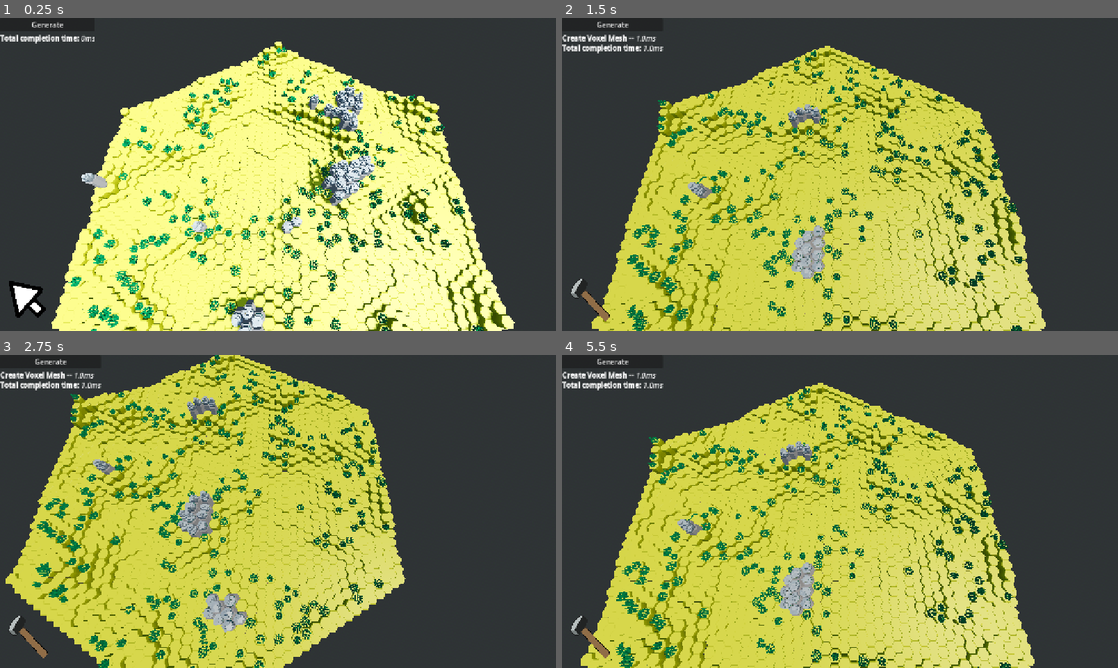
Above: before the commit, frames 1-4 (two rows, left to right).
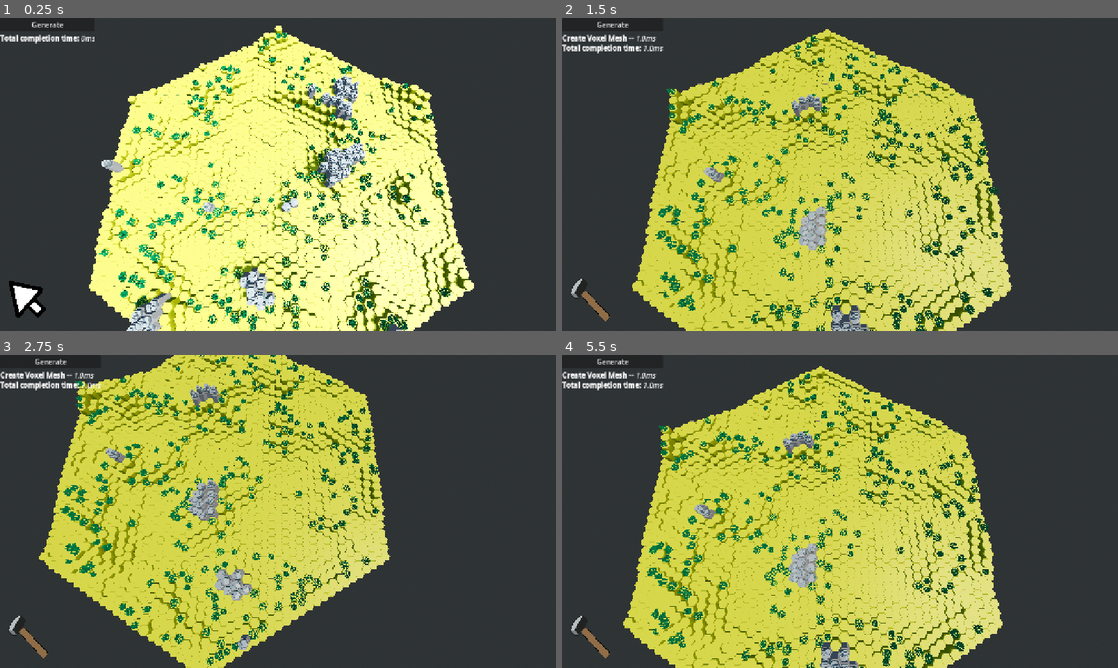
Above: after the commit, the same moments.

Repository: forzinkahd/HexaKingdomGameRepo
Game: Godot game, scene res://Scenes/GameScene.tscn
Two runs of this game, one before a commit and one after it. Both use one fixed random seed, a clock stepped at 60 frames per second and the inputs below.
Inputs (mouse positions are in pixels of both pictures, inside the frame that each line leads up to):
- Up to frame 1 (0.25 s): no input
- Up to frame 2 (1.5 s): click "Generate" at 0.5 s; tap Enter at 1.25 s; move the mouse to (962, 158) at 1.27 s; hold D (MoveRight) from 1.28 s (still down); tap 2 (Build) at 1.35 s
- Up to frame 3 (2.75 s): click (400, 495) at 1.55 s; move the mouse to (166, 527) at 2.02 s; release D (MoveRight) at 2.03 s; hold S (MoveBackwards) from 2.03 s (still down); click (166, 527) at 2.1 s; right-click (166, 527) at 2.3 s
- Up to frame 4 (5.5 s): move the mouse to (895, 442) at 2.77 s; release S (MoveBackwards) at 2.78 s; hold D (MoveRight) 2.78-3.53 s; right-click (895, 442) at 2.85 s; click (895, 442) at 2.92 s; tap 2 (Build) at 3.05, 3.6, 5.3 s; move the mouse to (812, 574) at 3.52 s; hold W (MoveForward) 3.53-4.28 s; click (812, 574) at 3.8 s; move the mouse to (1006, 558) at 4.27 s; hold A (MoveLeft) from 4.28 s (still down); click (1006, 558) at 4.35 s; right-click (1006, 558) at 4.55 s; move the mouse to (673, 464) at 5.02 s; right-click (673, 464) at 5.1 s; click (673, 464) at 5.17 s

The runs differ from the first frame. In frame 1, 30% of the frame differs, in the area x 9-93%, y 2-100%; in frame 2, 27%; in frame 3, 29%; in frame 4, 27%.

Commit message:
Future proof building with id

Diff:
--- a/Scenes/GameScene.tscn
+++ b/Scenes/GameScene.tscn
@@ -18,6 +18,7 @@
 [ext_resource type="Texture2D" uid="uid://c043hv351ffiv" path="res://Assets/selectsprite.png" id="13_w22tq"]
 [ext_resource type="PackedScene" uid="uid://ht15kmkvhv1k" path="res://Scenes/Kingdom/Buildings/obj_blue_banner.tscn" id="16_ry528"]
 [ext_resource type="Material" uid="uid://ua40iqp1j8ef" path="res://Assets/Materials/Shaders/ghost_preview.tres" id="17_yhlfj"]
+[ext_resource type="Script" uid="uid://3wh2c30ur4pn" path="res://scripts/WorldGen/building_placer.gd" id="18_gipt1"]
 
 [sub_resource type="CameraAttributesPractical" id="CameraAttributesPractical_1lvu4"]
 dof_blur_far_enabled = true
@@ -36,7 +37,6 @@
 current = true
 script = ExtResource("1_1xefc")
 movespeed = 18
-zoom = Vector2(40, 90)
 height = Vector2(-10, 40)
 rot = Vector2(-20, -90)
 sun = NodePath("../../Scene/DirectionalLight3D")
@@ -91,7 +91,7 @@
 script = ExtResource("10_0b4my")
 highlight_marker = ExtResource("9_6pl24")
 
-[node name="Interaction_tracker" type="Node3D" parent="Builder" unique_id=780243142 node_paths=PackedStringArray("main_camera", "p_finder", "selection_indicator", "placed_objects_root")]
+[node name="Interaction_tracker" type="Node3D" parent="Builder" unique_id=780243142 node_paths=PackedStringArray("main_camera", "p_finder", "selection_indicator", "placed_objects_root", "building_placer")]
 script = ExtResource("12_tt8b8")
 voxel_cursor_scene = ExtResource("10_6pl24")
 unit_cursor_scene = ExtResource("11_w22tq")
@@ -101,6 +101,12 @@
 placed_objects_root = NodePath("../../PlacedObjects")
 town_center_banner_scene = ExtResource("16_ry528")
 ghost_material = ExtResource("17_yhlfj")
+building_placer = NodePath("../BuildingPlacer")
+
+[node name="BuildingPlacer" type="Node" parent="Builder" unique_id=1643215593 node_paths=PackedStringArray("placed_root")]
+script = ExtResource("18_gipt1")
+placed_root = NodePath("../../PlacedObjects")
+town_center_scene = ExtResource("16_ry528")
 
 [node name="Control" type="Control" parent="." unique_id=1520664124]
 layout_mode = 3
@@ -157,7 +163,6 @@
 text = "Town Center"
 
 [node name="ConfirmButton" type="Button" parent="HUD/BuildPanel" unique_id=1351332747]
-visible = false
 layout_mode = 0
 offset_left = 30.0
 offset_top = 274.0
@@ -166,7 +171,6 @@
 text = "Confirm"
 
 [node name="CancelButton" type="Button" parent="HUD/BuildPanel" unique_id=1909977597]
-visible = false
 layout_mode = 0
 offset_left = 30.0
 offset_top = 310.0
@@ -175,7 +179,6 @@
 text = "Cancel"
 
 [node name="RotateLeftButton" type="Button" parent="HUD/BuildPanel" unique_id=975939322]
-visible = false
 layout_mode = 0
 offset_left = 30.0
 offset_top = 346.0
@@ -184,7 +187,6 @@
 text = "Rotate Left"
 
 [node name="RotateRightButton" type="Button" parent="HUD/BuildPanel" unique_id=75588407]
-visible = false
 layout_mode = 0
 offset_left = 30.0
 offset_top = 382.0
--- a/scripts/Global/world.gd
+++ b/scripts/Global/world.gd
@@ -5,6 +5,13 @@
 var world_settings : GenerationSettings
 var noise_range : Vector2
 var surface_layer: Dictionary[Vector2i, Voxel] = {}		# Overworking half steps
+
+# protect unique buildings
+var town_center_voxel: Voxel = null
+var town_center_node: Node3D = null
+
+func has_town_center() -> bool:
+	return town_center_voxel != null and is_instance_valid(town_center_node)
 
 
 ## Construct a dictionary for our 2d top layer of voxels
--- a/scripts/WorldGen/Voxel/voxel.gd
+++ b/scripts/WorldGen/Voxel/voxel.gd
@@ -2,8 +2,8 @@
 
 var grid_position_xyz : Vector3i
 var grid_position_xz : Vector2i
+var world_position : Vector3
 
-var world_position : Vector3
 var type = VoxelData.voxel_type.GRASS
 var noise : float = 0.0
 var buffer : bool = false
@@ -18,5 +18,15 @@
 
 var height_units: int = 0	# column height in half-steps
 
-var has_town_center: bool = false
-var town_center_rotation_y: float = 0.0
+# future proof building slot
+var building_id: StringName = &""
+var building_node: Node3D = null
+var building_rotation_y: float = 0.0
+
+
+func has_building() -> bool:
+	return building_id != &""
+
+
+func can_place_building() -> bool:
+	return placeable and not has_building() and occupier == null
--- /dev/null
+++ b/scripts/WorldGen/building_placer.gd
@@ -0,0 +1,72 @@
+extends Node
+class_name BuildingPlacer
+
+@export var placed_root: Node3D
+@export var town_center_scene: PackedScene
+
+const ID_TOWN_CENTER := &"town_center"
+
+
+@export var building_scenes: Dictionary = {
+	&"town_center": null,
+	# later:
+	# &"builders_hut": preload("res://..."),
+	# &"house": preload("res://..."),
+}
+
+
+func get_scene(building_id: StringName) -> PackedScene:
+	var s: Variant = building_scenes.get(building_id)
+	return s as PackedScene
+
+
+func can_place(building_id: StringName, v: Voxel) -> bool:
+	if v == null:
+		return false
+	if not v.can_place_building():
+		return false
+
+	# uniqueness
+	if building_id == ID_TOWN_CENTER and WorldMap.has_town_center():
+		return false
+
+	return true
+
+
+func place(building_id: StringName, v: Voxel, rotation_y: float) -> Node3D:
+	if not can_place(building_id, v):
+		return null
+
+	var scene := _scene_for(building_id)
+	if scene == null:
+		return null
+
+	var inst := scene.instantiate() as Node3D
+	inst.position = Vector3(v.world_position.x, _voxel_cap_y(v), v.world_position.z)
+	inst.rotation.y = rotation_y
+
+	placed_root.add_child(inst)
+
+	# write voxel state
+	v.building_id = building_id
+	v.building_node = inst
+	v.placeable = false
+
+	# write global state
+	if building_id == ID_TOWN_CENTER:
+		WorldMap.town_center_voxel = v
+		WorldMap.town_center_node = inst
+
+	return inst
+
+
+func _scene_for(building_id: StringName) -> PackedScene:
+	match building_id:
+		ID_TOWN_CENTER:
+			return town_center_scene
+		_:
+			return null
+
+
+func _voxel_cap_y(v: Voxel) -> float:
+	return float(v.height_units) * (WorldMap.world_settings.voxel_height * 0.5)
--- a/scripts/WorldGen/object_placer.gd
+++ b/scripts/WorldGen/object_placer.gd
@@ -1,5 +1,7 @@
 extends Node
 class_name ObjectPlacer
+
+# from Prototype, either rework for props or delete at some point 10.02.2026
 
 @export var village : PackedScene
 @export var proto_unit : PackedScene
--- a/scripts/WorldGen/world_gen.gd
+++ b/scripts/WorldGen/world_gen.gd
@@ -49,13 +49,6 @@
 	interval["Create Voxel Mesh -- "] = Time.get_ticks_msec()
 	#print("World theme is: ", world_theme)
 
-	## Spawn villages and units
-	"""if settings.spawn_villages_and_units:
-		var placeable = get_placeable_voxels()
-		object_placer.place_villages(placeable, settings.spacing)
-		object_placer.create_starting_units(floori(settings.radius*0.5))
-		interval["Spawn Villages -- "] = Time.get_ticks_msec()"""
-
 	print_generation_results(starttime, interval)
 	interaction_tracker.init()
 	#Debugger.draw_voxel_dictionary(WorldMap.surface_layer)
--- a/scripts/camera_script.gd
+++ b/scripts/camera_script.gd
@@ -3,7 +3,7 @@
 @export_category("Movement")
 @export var movespeed = 100
 @export var zoomspeed = 2
-@export var zoom = Vector2(25.0, 90.0)
+@export var zoom = Vector2(20.0, 90.0)
 @export var height = Vector2(0, 40)
 @export var rot = Vector2(-10, -80)
 @export var sun: DirectionalLight3D
--- a/scripts/interaction.gd
+++ b/scripts/interaction.gd
@@ -23,6 +23,7 @@
 @export var placed_objects_root: Node3D
 @export var town_center_banner_scene: PackedScene  # your obj_blue_banner (final)
 @export var ghost_material: Material   # optional (override look)
+@export var building_placer: BuildingPlacer
 
 @onready var build_panel: Panel = $"../../HUD/BuildPanel"
 @onready var town_center_button: Button = $"../../HUD/BuildPanel/TownCenterButton"
@@ -42,6 +43,10 @@
 const ROT_STEP := deg_to_rad(30.0)
 
 ##############################################################
+
+
+var active_building_id: StringName = &""			# replacing hardcoded scenes
+
 
 func init():
 	if initialized:
@@ -78,24 +83,40 @@
 		interact_mode = mode.SELECT
 		selection_indicator.texture = SELECTSPRITE
 
-	# Setup raycast
-	if Input.is_action_just_pressed("Click") or Input.is_action_just_pressed("RightClick"):
-		var mouse_pos = get_viewport().get_mouse_position()
-		var origin = main_camera.project_ray_origin(mouse_pos)
-		var dir = main_camera.project_ray_normal(mouse_pos)
-		var end = origin + dir * 1000
-		var hit_data = raycast_at_mouse(origin, end)
-		if not hit_data:
-			print("hit data is empty")
+
+func _unhandled_input(event: InputEvent) -> void:
+	if event is InputEventMouseButton and event.pressed:
+		var mb := event as InputEventMouseButton
+
+		if mb.button_index == MOUSE_BUTTON_LEFT:
+			_handle_world_click(false)
+			get_viewport().set_input_as_handled()
 			return
 
-		if Input.is_action_just_pressed("Click"):
-			if interact_mode == mode.SELECT:
-				attempt_select(hit_data)
-			elif interact_mode == mode.BUILD:
-				attempt_build(hit_data.object)
-		elif Input.is_action_just_pressed("RightClick"):
-			print("RightClick currently does nothing, check interaction.gd")
+		if mb.button_index == MOUSE_BUTTON_RIGHT:
+			_handle_world_click(true)
+			get_viewport().set_input_as_handled()
+			return
+
+
+func _handle_world_click(is_right_click: bool) -> void:
+	var mouse_pos := get_viewport().get_mouse_position()
+	var origin := main_camera.project_ray_origin(mouse_pos)
+	var dir := main_camera.project_ray_normal(mouse_pos)
+	var end := origin + dir * 1000.0
+
+	var hit_data := raycast_at_mouse(origin, end)
+	if hit_data == null:
+		return
+
+	if is_right_click:
+		print("RightClick currently does nothing, check interaction.gd")
+		return
+
+	if interact_mode == mode.SELECT:
+		attempt_select(hit_data)
+	elif interact_mode == mode.BUILD:
+		attempt_build(hit_data.object)
 
 
 func raycast_at_mouse(origin, end) -> HitData:
@@ -139,20 +160,6 @@
 	if hit.object.is_in_group("voxels") or hit.object.get_parent().is_in_group("voxels"):
 		highlight_voxel(hit)
 		return
-	"""if hit.object.is_in_group("units"):
-		select_unit(hit.object)
-	elif hit.object.get_parent().is_in_group("units"):
-		select_unit(hit.object.get_parent())"""
-
-
-"""func select_unit(unit : Unit):
-	selected_voxel = null
-	selected_unit = unit
-	hide_cursor(voxel_cursor)
-	if unit is Unit:
-		highlight_unit(unit)
-		unit_moves = p_finder.find_reachable_voxels(unit.occupied_voxel, unit)
-		p_finder.highlight_voxel(unit_moves)"""
 
 
 # We have clicked somewhere on a chunk of voxels
@@ -235,53 +242,72 @@
 
 
 func _on_tc_pressed() -> void:
-	print("tc pressed")
-	if selected_voxel == null:
-		return
-	if selected_voxel.has_town_center:
-		push_warning("This tile already has a town center.")
-		return
-	if not selected_voxel.placeable:
-		push_warning("Tile not placeable.")
+	active_building_id = &"town_center"
+	if selected_voxel != null:
+		_spawn_ghost_on_voxel(selected_voxel)
+	"""if selected_voxel == null:
+		return
+
+	if building_placer == null:
+		push_warning("BuildingPlacer not assigned.")
+		return
+
+	if not building_placer.can_place(&"town_center", selected_voxel):
+		push_warning("Can't place Town Center here (occupied or already exists).")
 		return
 
 	active_tool = build_tool.TOWN_CENTER
 	_spawn_ghost_on_voxel(selected_voxel)
-	_set_build_panel_visible(true)
+	_set_build_panel_visible(true)"""
 
 
 func _spawn_ghost_on_voxel(v: Voxel) -> void:
 	_cancel_ghost()
 
-	if town_center_banner_scene == null:
-		push_warning("town_center_banner_scene not assigned.")
-		return
-
-	ghost = town_center_banner_scene.instantiate() as Node3D
-
-	for child in ghost.get_children():
-		if child is MeshInstance3D:
-			child.material_override = ghost_material
-
+	if building_placer == null:
+		push_warning("BuildingPlacer not assigned.")
+		return
+	if active_building_id == &"":
+		push_warning("No active building selected.")
+		return
+
+	var scene: PackedScene = building_placer.get_scene(active_building_id)
+	if scene == null:
+		push_warning("No scene registered for building_id: %s" % [active_building_id])
+		return
+
+	ghost = scene.instantiate() as Node3D
 	ghost_voxel = v
 	ghost_yaw = 0.0
 
-	# position at tile center + cap height
-	var cap_y := _voxel_cap_y(v)
+	# place at tile center + cap height
+	var cap_y: float = _voxel_cap_y(v)
 	ghost.position = Vector3(v.world_position.x, cap_y, v.world_position.z)
-
-	# make it look like a preview:
+	ghost.rotation.y = ghost_yaw
+
+	# preview look
 	_make_node_transparent(ghost)
 
 	var root := _placed_root()
 	if root == null:
 		push_warning("PlacedObjects root not assigned/found.")
-		return
+		ghost.queue_free()
+		ghost = null
+		return
+
 	root.add_child(ghost)
 
 	confirm_button.disabled = false
 	rotate_left_button.disabled = false
 	rotate_right_button.disabled = false
+
+
+
+func _rotate_ghost(dir: int) -> void:
+	if ghost == null:
+		return
+	ghost_yaw = wrapf(ghost_yaw + float(dir) * ROT_STEP, -PI, PI)
+	ghost.rotation.y = ghost_yaw
 
 
 func _make_node_transparent(n: Node) -> void:
@@ -305,13 +331,6 @@
 			stack.append(ch)
 
 
-func _rotate_ghost(dir: int) -> void:
-	if ghost == null:
-		return
-	ghost_yaw = wrapf(ghost_yaw + float(dir) * ROT_STEP, -PI, PI)
-	ghost.rotation.y = ghost_yaw
-
-
 func _on_cancel_pressed() -> void:
 	_cancel_ghost()
 	active_tool = build_tool.NONE
@@ -322,41 +341,23 @@
 	if ghost == null or ghost_voxel == null:
 		return
 
-	# place final banner (non-transparent)
+	if building_placer == null:
+		push_warning("BuildingPlacer not assigned.")
+		return
+
 	var v := ghost_voxel
-
-	# Prevent double placement
-	if v.has_town_center:
-		_cancel_ghost()
-		return
-
-	# Remove ghost
-	ghost.queue_free()
-	ghost = null
-
-	# Spawn the real instance
-	var placed := town_center_banner_scene.instantiate() as Node3D
-	var cap_y := _voxel_cap_y(v)
-	placed.position = Vector3(v.world_position.x, cap_y, v.world_position.z)
-	placed.rotation.y = ghost_yaw
-
-	var root := _placed_root()
-	if root == null:
-		push_warning("PlacedObjects root not assigned/found.")
-		return
-	root.add_child(placed)
-
-	# Mark voxel state
-	v.has_town_center = true
-	v.town_center_rotation_y = ghost_yaw
-	v.placeable = false
-
+	var building_id: StringName = &"town_center" # since tool is town center
+
+	# Ask authority to place
+	var placed := building_placer.place(building_id, v, ghost_yaw)
+	if placed == null:
+		push_warning("Cannot place building here.")
+		return
+
+	_cancel_ghost()
 	active_tool = build_tool.NONE
-	ghost_voxel = null
-
 	_set_build_panel_visible(false)
 
-	# Popup
 	popup_founded.dialog_text = "Congratulations! You founded your kingdom."
 	popup_founded.popup_centered()
 
Not shown, added: scripts/WorldGen/building_placer.gd.uid
